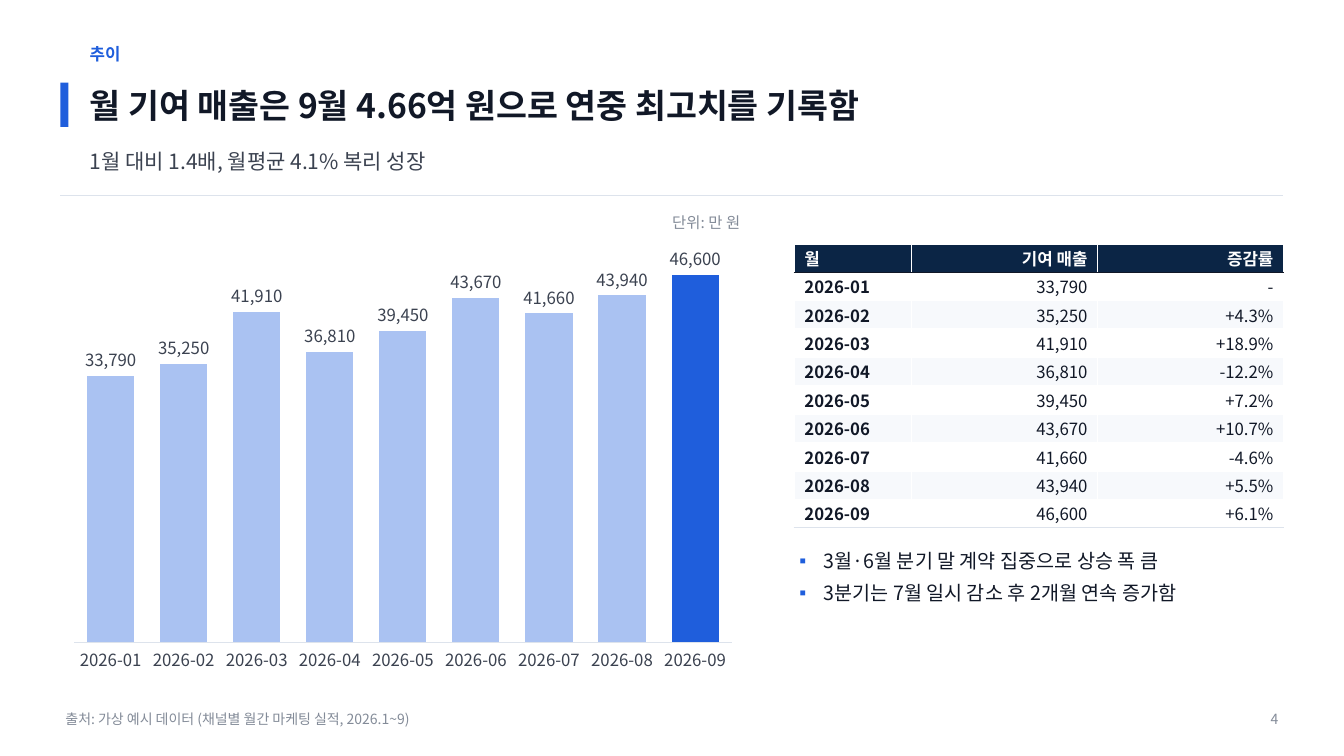
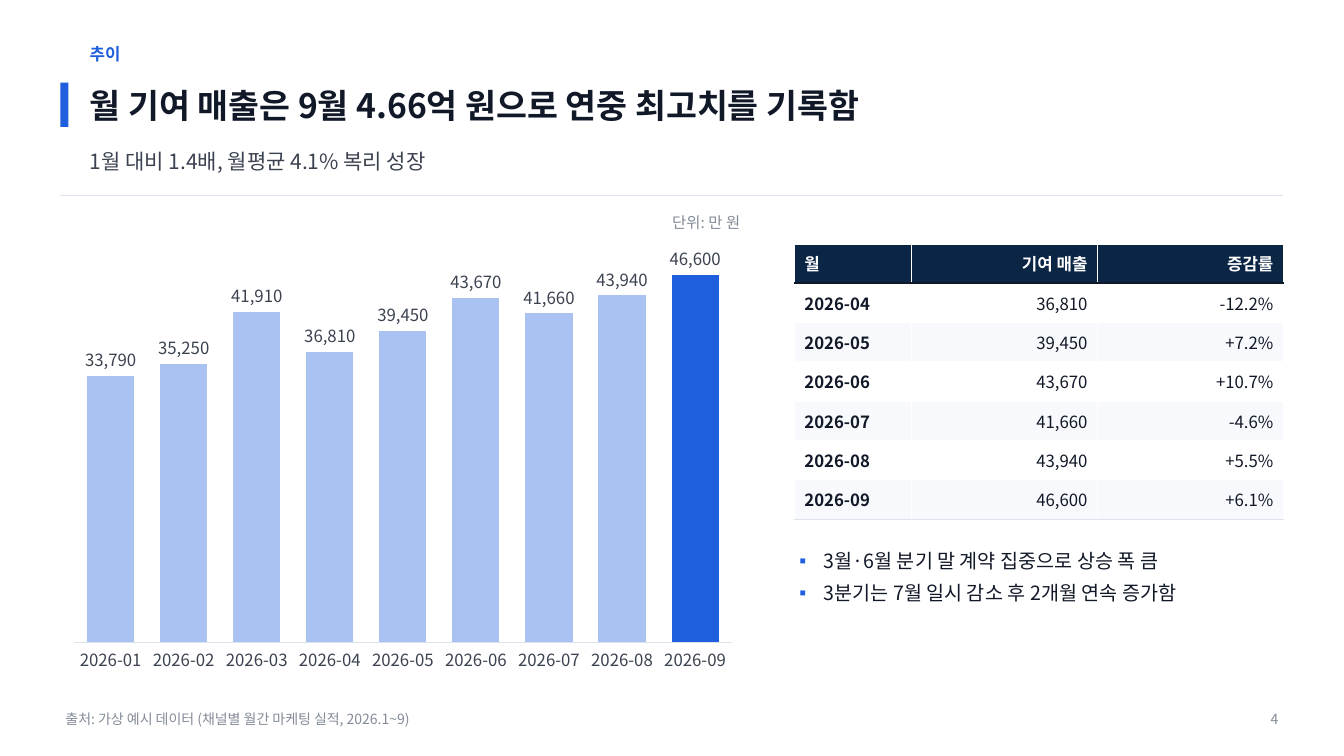
Before and after one commit to coindesktop/Awesome-PPT-SKILL, a slide deck: slide 4 of examples/marketing-report/deck.pptx. Drawn at 1344x756 pixels with LibreOffice and Linux fonts; fonts in the diff are those of the drawing. Boxes give left, top, right and bottom in pixels: in the first picture for what was removed or moved away, otherwise in the second. Text is boxed around its words. In the diff, an @@ line names an element or a change of style, - is before the commit and + after.

```diff
--- a/examples/marketing-report/deck.pptx
+++ b/examples/marketing-report/deck.pptx
@@ table at (x1=795, y1=244, x2=1282, y2=519) @@
-row 2: 2026-01 | 33,790 | -
-row 3: 2026-02 | 35,250 | +4.3%
-row 4: 2026-03 | 41,910 | +18.9%
```
Also in this commit, not shown: 24 other files.
